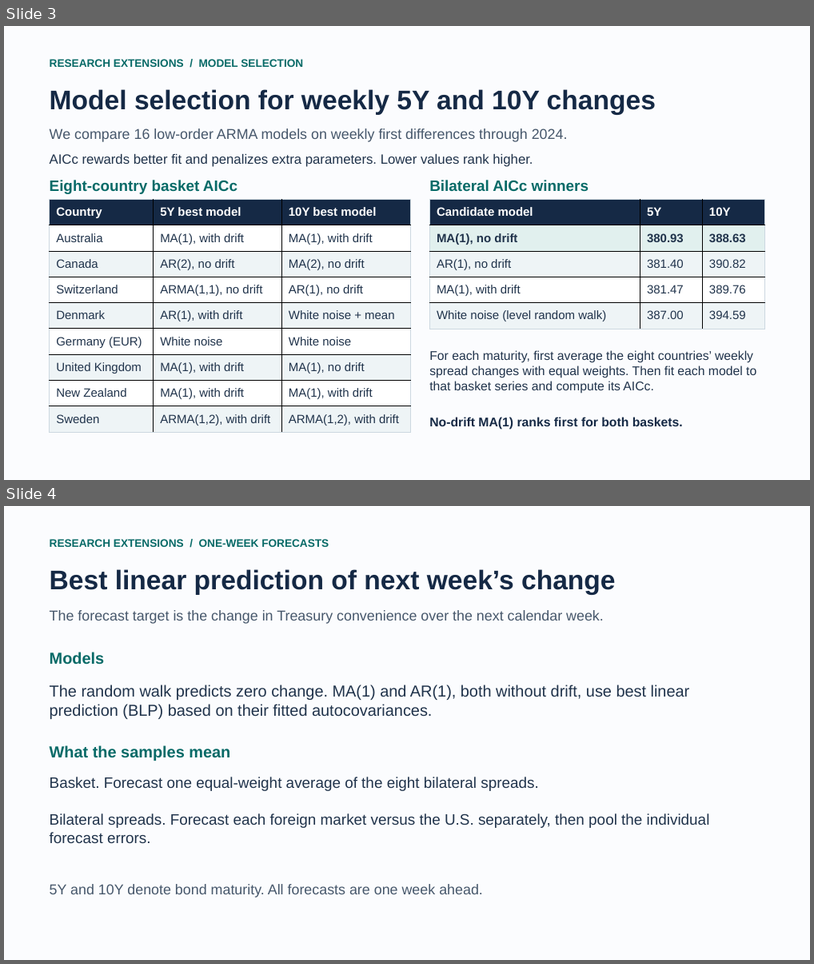
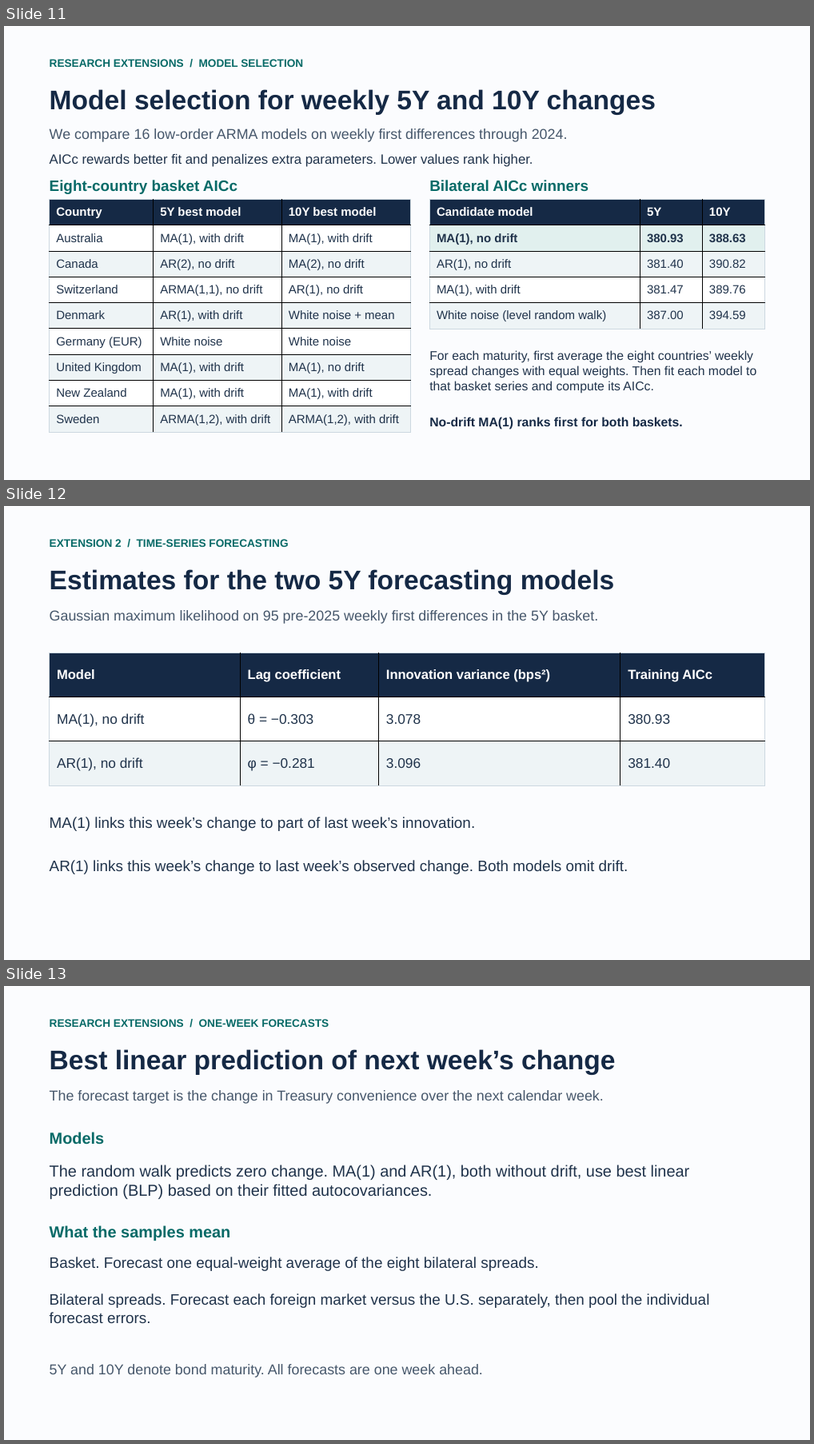
Before and after one commit to charlotte7795/treasury-convenience-research, a slide deck: results/extensions.pptx. Shown one above the other, each under a label of ours: slides 3 and 4 before the commit, slides 11, 12 and 13 after it. The pictures are 814x964 and 814x1444 pixels, drawn with LibreOffice and Linux fonts; fonts in the diff are those of the drawing. Boxes give left, top, right and bottom in pixels: in the first picture for what was removed or moved away, otherwise in the second. Text is boxed around its words. In the diff, an @@ line names an element or a change of style, - is before the commit and + after.

```diff
--- a/results/extensions.pptx
+++ b/results/extensions.pptx
@@ slide 12 added at <box>4,506,810,960</box>, background #FBFCFE @@
@@ text added at <box>50,539,288,547</box>, 13 pt, text #076A67, bold @@
+EXTENSION 2 / TIME-SERIES FORECASTING
@@ text added at <box>50,569,615,595</box>, 32 pt, text #152945, bold @@
+Estimates for the two 5Y forecasting models
@@ text added at <box>50,610,599,624</box>, 17 pt, text #46576B @@
+Gaussian maximum likelihood on 95 pre-2025 weekly first differences in the 5Y basket.
@@ table added at <box>50,653,766,785</box>, 3 rows, 4 columns @@
+Model | Lag coefficient | Innovation variance (bps²) | Training AICc
+MA(1), no drift | θ = −0.303 | 3.078 | 380.93
+AR(1), no drift | φ = −0.281 | 3.096 | 381.40
@@ text added at <box>50,816,475,831</box>, 18 pt, text #20334B @@
+MA(1) links this week’s change to part of last week’s innovation.
@@ text added at <box>50,860,629,874</box>, 18 pt, text #20334B @@
+AR(1) links this week’s change to last week’s observed change. Both models omit drift.
@@ what was slide 3 is now slide 11 @@
@@ what was slide 4 is now slide 13 @@
```
Also in this commit, not shown: 9 other slides added, 20 other files.
